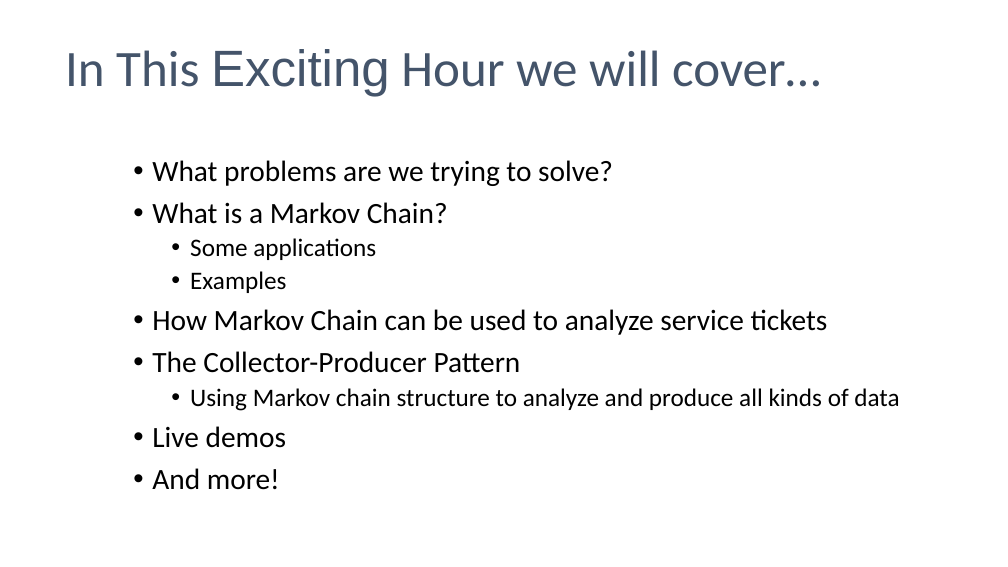
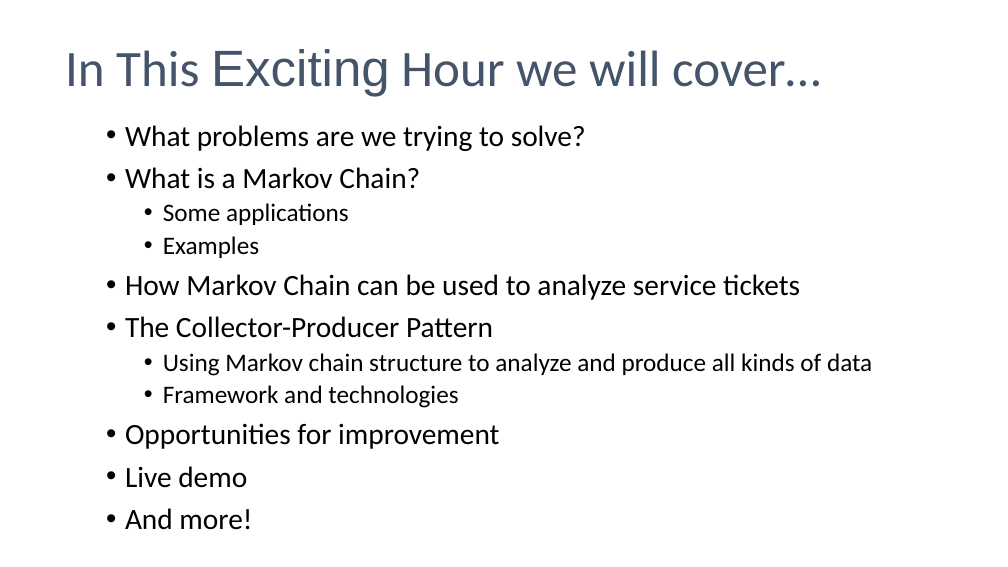
Before and after one commit to dwbzen/commonlib, a slide deck: slide 2 of doc/Markov Chain Lunch and Learn.pptx. Drawn at 1008x567 pixels with LibreOffice and Linux fonts; fonts in the diff are those of the drawing; background and template pictures are left out. Boxes give left, top, right and bottom in pixels: in the first picture for what was removed or moved away, otherwise in the second. Text is boxed around its words. In the diff, an @@ line names an element or a change of style, - is before the commit and + after.

```diff
--- a/doc/Markov Chain Lunch and Learn.pptx
+++ b/doc/Markov Chain Lunch and Learn.pptx
@@ text "What problems are we trying ...": place and size @@
-text "What problems are we trying ..." at (152,160,899,490)
+text "What problems are we trying ..." at (125,125,872,530)
@@ text at (125,385,499,488): text changed @@
-• Live demos
+  • Framework and technologies
+• Opportunities for improvement
+• Live demo
```
Also in this commit, not shown: 6 other slides changed, 4 slides added, 1 slide removed, 1 other file.
